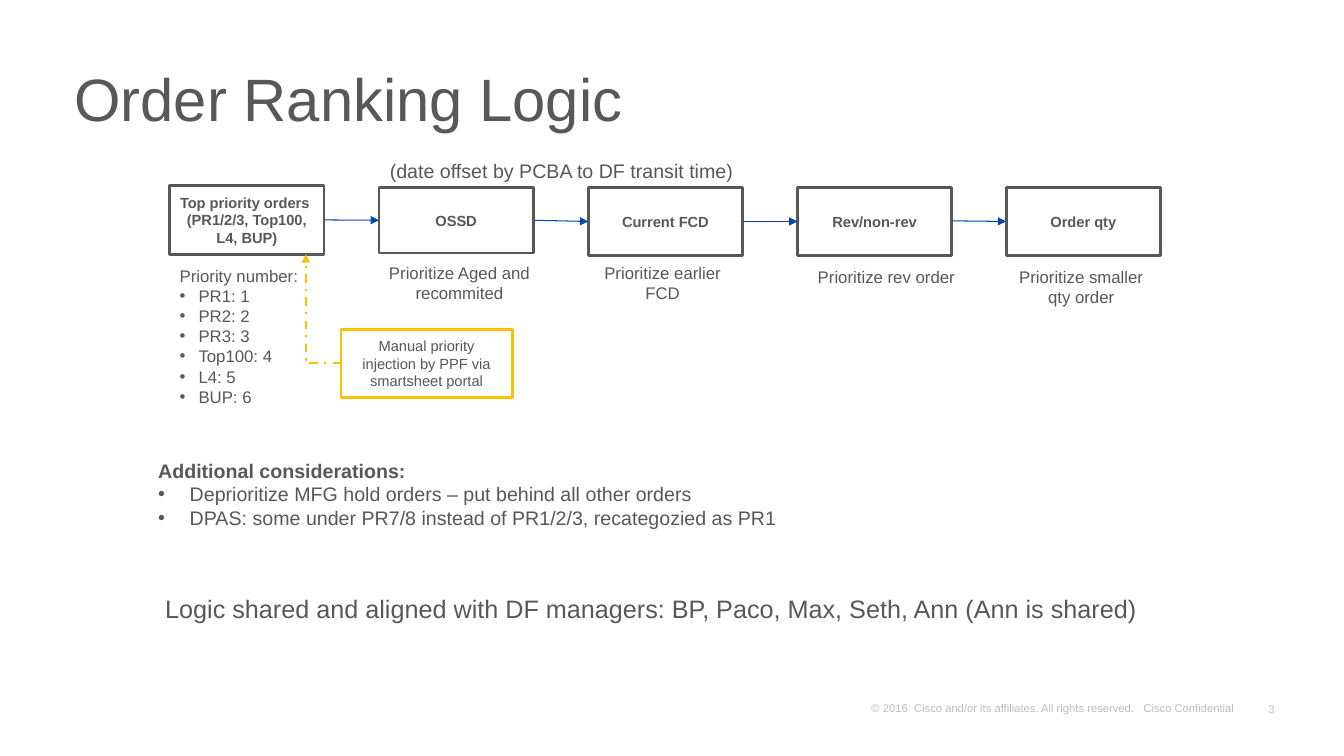
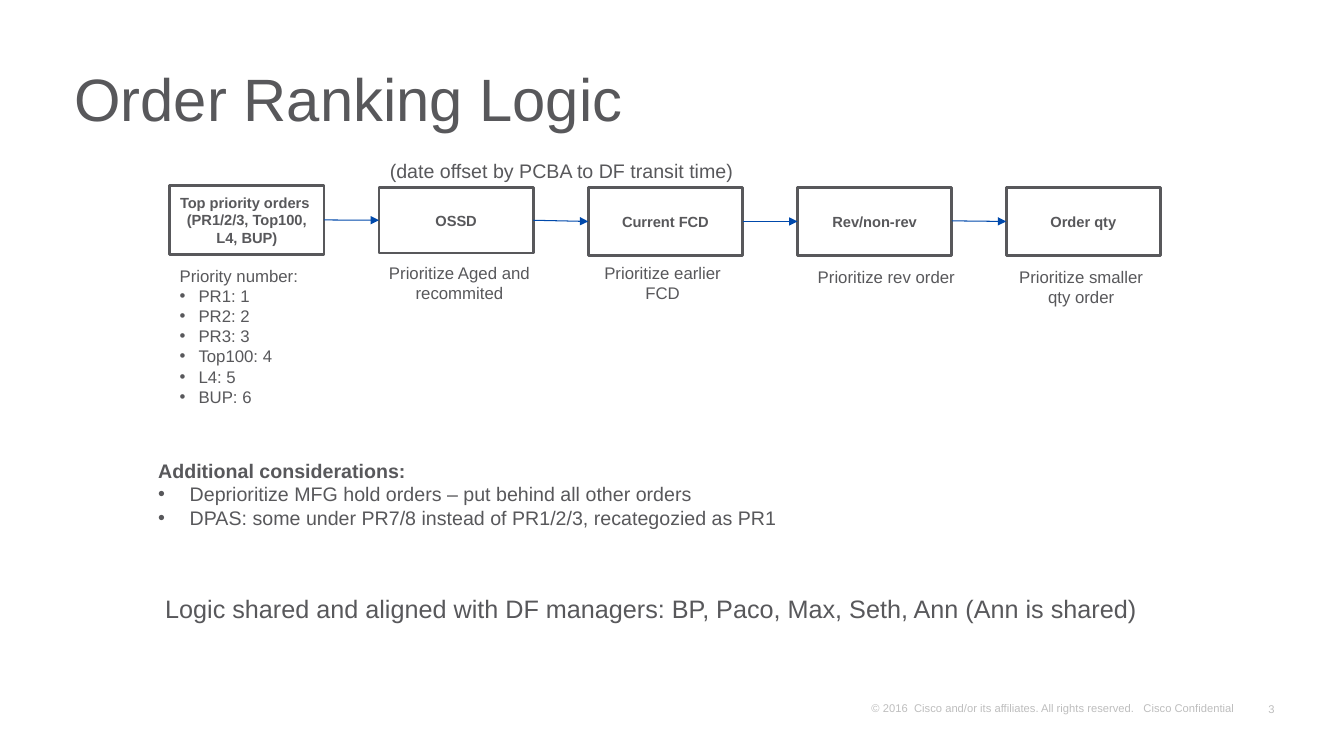
Before and after one commit to kenwang4585/pcba_allocation, a slide deck: slide 3 of PCBA allocation procedure and logic - Oct 23.pptx. Drawn at 1344x756 pixels with LibreOffice and Linux fonts; fonts in the diff are those of the drawing; background and template pictures are left out. Boxes give left, top, right and bottom in pixels: in the first picture for what was removed or moved away, otherwise in the second. Text is boxed around its words. In the diff, an @@ line names an element or a change of style, - is before the commit and + after.

```diff
--- a/PCBA allocation procedure and logic - Oct 23.pptx
+++ b/PCBA allocation procedure and logic - Oct 23.pptx
@@ elbow arrow removed from (341, 363) to (306, 254) @@
@@ rectangle removed at [341, 330, 512, 397] @@
-Manual priority injection by PPF via smartsheet portal
```
Also in this commit, not shown: 1 other slide changed, 4 other files.
